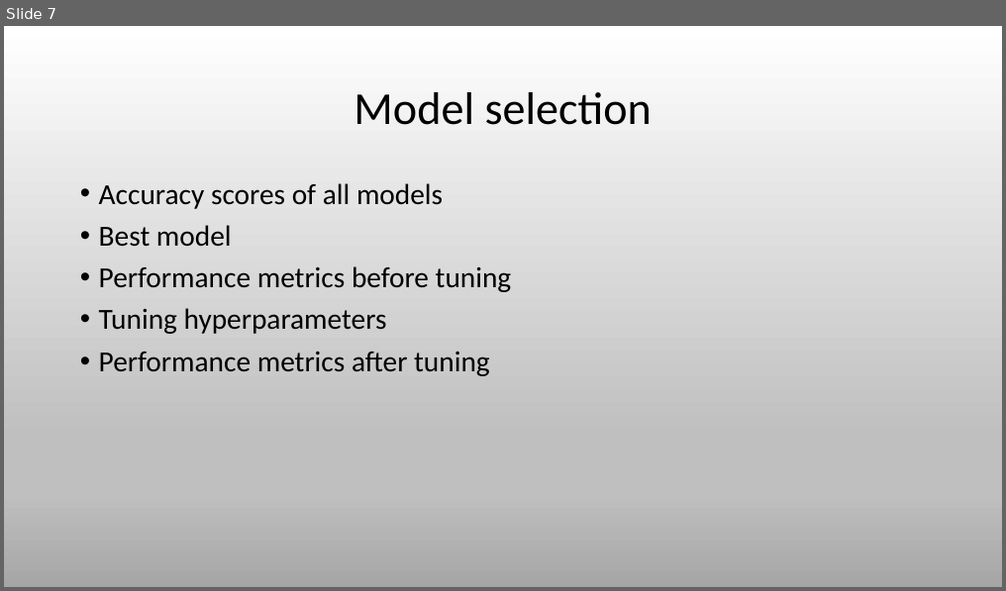
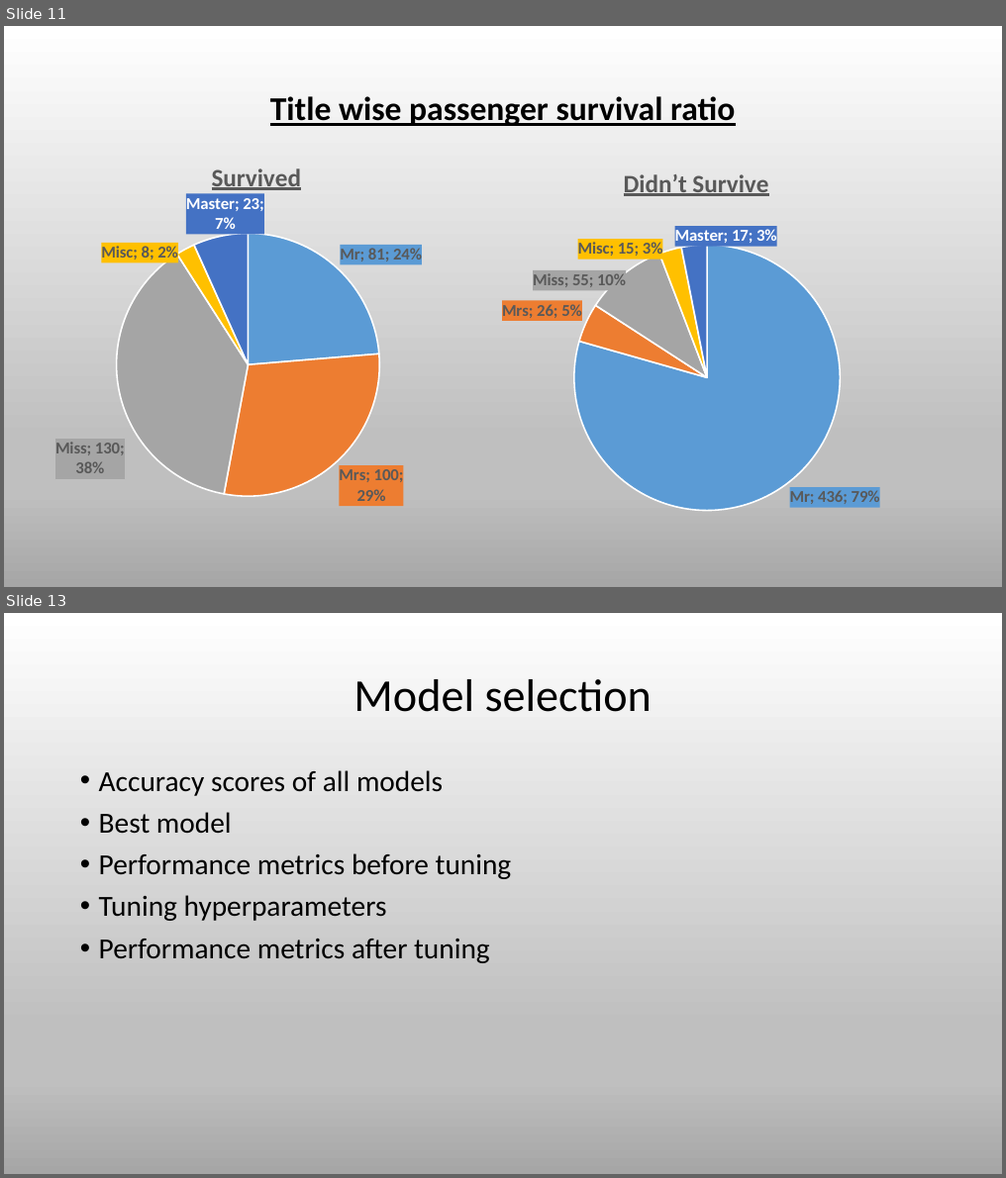
Before and after one commit to amaan2810/Project, a slide deck: PPT.pptx. Shown one above the other, each under a label of ours: slide 7 before the commit, slides 11 and 13 after it; the slides between them are not shown. The pictures are 1006x591 and 1006x1178 pixels, drawn with LibreOffice and Linux fonts; fonts in the diff are those of the drawing. Boxes give left, top, right and bottom in pixels: in the first picture for what was removed or moved away, otherwise in the second. Text is boxed around its words. In the diff, an @@ line names an element or a change of style, - is before the commit and + after.

```diff
--- a/PPT.pptx
+++ b/PPT.pptx
@@ slide 11 added at box(4, 26, 1002, 587), background gradient #FFFFFF to #BFBFBF to #A6A6A6 @@
@@ title added at box(270, 96, 735, 126), 32 pt, text #000000, bold, underline @@
+Title wise passenger survival ratio
@@ pie chart added at box(30, 144, 483, 530) @@
+title "Survived "
+categories: Mr, Mrs, Miss, Misc, Master
+Series 1: 81, 100, 130, 8, 23
@@ pie chart added at box(432, 150, 961, 544) @@
+title "Didn’t Survive "
+categories: Mr, Mrs, Miss, Misc, Master
+Series 1: 436, 26, 55, 15, 17
@@ what was slide 7 is now slide 13 @@
```
Also in this commit, not shown: 1 slide changed, 7 other slides added, 2 slides removed.
